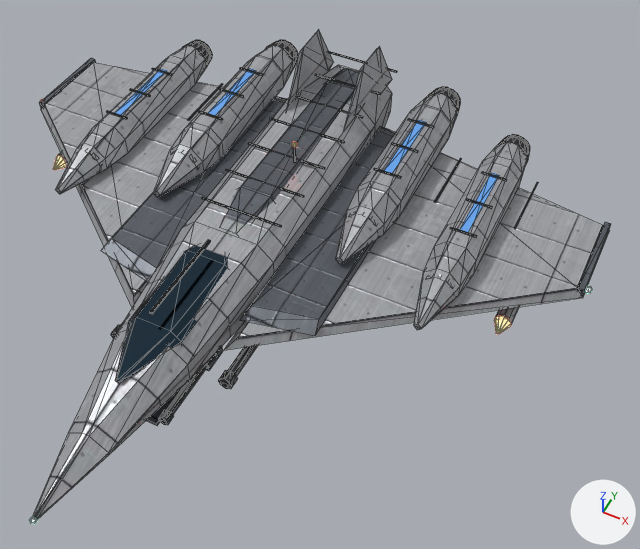
An edit to the glTF model starflight/real/hammer.glb, drawn before and after from the same camera.
One viewpoint serves both versions: a camera (50 mm lens) standing at (4.47, -6.64, 8.29) and looking at (1.17, -0.03, 0.03). The axes (+X, +Y, +Z) are drawn at lower right. The lights are the same throughout. The picture after the commit comes second. Mesh edges are drawn as thin lines. Vertices at exactly the same position are counted once.

Names of what the first picture shows: 'hammer'.
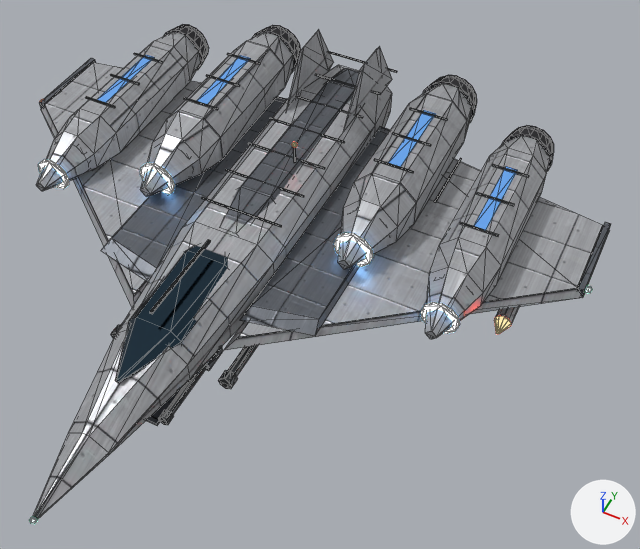
The change, as a list of edits to the scene's bpy script:
```text
Change me_hammer:
    used by ob_hammer; location = (0.0, 0.0, 0.0)
    remove me_hammer.from_pydata(...)  # 1380 vertices, 2456 faces; spans x -4.26..4.26, y -4.25..3.79, z -0.5..1.2
    add me_hammer.from_pydata(...)  # 1476 vertices, 2632 faces; spans x -4.26..4.26, y -4.25..3.83, z -0.5..1.2
    me_hammer part 1: a new loose piece, a 12-sided cylinder along y spanning x -1.714..-1.186, y 0.31..0.35, z 0.0..0.528, in mat_engine (blue #89c4ff, glowing blue #89c4ff)
    me_hammer part 2: a new loose piece, a 12-sided cylinder along y spanning x -3.038..-2.562, y -0.19..-0.15, z -0.024..0.452, in mat_engine (blue #89c4ff, glowing blue #89c4ff)
    me_hammer part 3: a new loose piece, a 12-sided cylinder along y spanning x 1.186..1.714, y 0.31..0.35, z 0.0..0.528, in mat_engine (blue #89c4ff, glowing blue #89c4ff)
    me_hammer part 4: a new loose piece, a 12-sided cylinder along y spanning x 2.562..3.038, y -0.19..-0.15, z -0.024..0.452, in mat_engine (blue #89c4ff, glowing blue #89c4ff)
    me_hammer part 5: a new loose piece, a box spanning x -1.538..-1.362, y 1.538..2.763, z 0.659..0.709, in mat_stripe (blue #6cadf9)
    me_hammer part 6: a new loose piece, a box spanning x -2.879..-2.721, y 1.037..2.263, z 0.565..0.615, in mat_stripe (blue #6cadf9)
    me_hammer part 7: a new loose piece, a box spanning x 1.362..1.538, y 1.538..2.763, z 0.659..0.709, in mat_stripe (blue #6cadf9)
    me_hammer part 8: a new loose piece, a box spanning x 2.721..2.879, y 1.037..2.263, z 0.565..0.615, in mat_stripe (blue #6cadf9)
    me_hammer part 9: the loose piece of 8 vertices spanning x -1.41..-1.29, y 1.6..2.79, z 0.45..0.5 is deleted
    me_hammer part 10: the loose piece of 8 vertices spanning x -2.66..-2.54, y 1.1..2.29, z 0.37..0.42 is deleted
    me_hammer part 11: the loose piece of 8 vertices spanning x 1.29..1.41, y 1.6..2.79, z 0.45..0.5 is deleted
    me_hammer part 12: the loose piece of 8 vertices spanning x 2.54..2.66, y 1.1..2.29, z 0.37..0.42 is deleted
    me_hammer part 13: 284 vertices moved from x -2.88..-1.04, y -0.35..3.79, z -0.14..0.51 to x -3.2..-1.01, y -0.45..3.83, z -0.18..0.72; 20 vertices removed from x -2.78..-2.4, y 3.22..3.28, z -0.06..0.32; 20 vertices added at x -3.12..-2.51, y 3.26..3.32, z -0.1..0.51
    me_hammer part 14: 272 vertices moved from x 1.04..2.88, y -0.35..3.79, z -0.14..0.51 to x 1.01..3.2, y -0.45..3.83, z -0.18..0.72
    other edits to the shape of me_hammer do not show in these pictures
```

Pixel boxes (x1, y1, x2, y2) of what changed, in the pictures (640 x 549 px; the box of a moved part takes in the faces that stretch with it):
'hammer', reshaped: before (30, 29, 611, 524); after (30, 24, 611, 524)
part 1 of me_hammer, added: after (140, 163, 175, 194)
part 2 of me_hammer, added: after (39, 159, 69, 189)
part 3 of me_hammer, added: after (334, 233, 374, 267)
part 4 of me_hammer, added: after (420, 302, 460, 334)
part 5 of me_hammer, added (blue): after (197, 55, 251, 104)
part 6 of me_hammer, added (blue): after (97, 55, 155, 103)
part 7 of me_hammer, added (blue): after (388, 110, 436, 167)
part 8 of me_hammer, added (blue): after (474, 166, 518, 230)
part 9 of me_hammer, deleted (blue): before (208, 68, 256, 116)
part 10 of me_hammer, deleted: before (115, 69, 167, 115)
part 11 of me_hammer, deleted (blue): before (384, 120, 427, 173)
part 12 of me_hammer, deleted (blue): before (460, 173, 499, 232)
part 13 of me_hammer, moved or reshaped: before (56, 40, 298, 197); after (36, 24, 301, 197)
part 14 of me_hammer, moved or reshaped: before (336, 87, 530, 330); after (338, 75, 554, 339)
